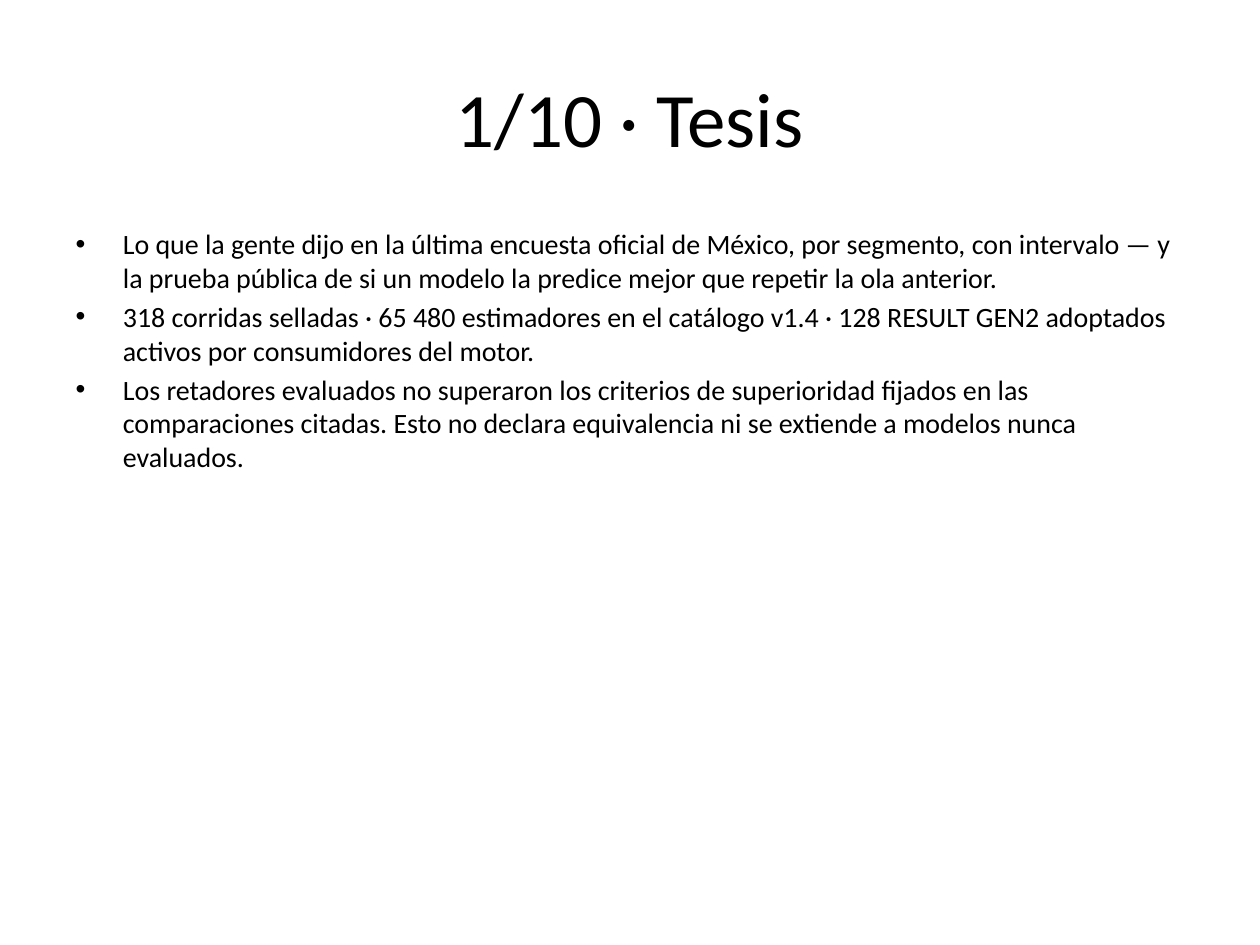
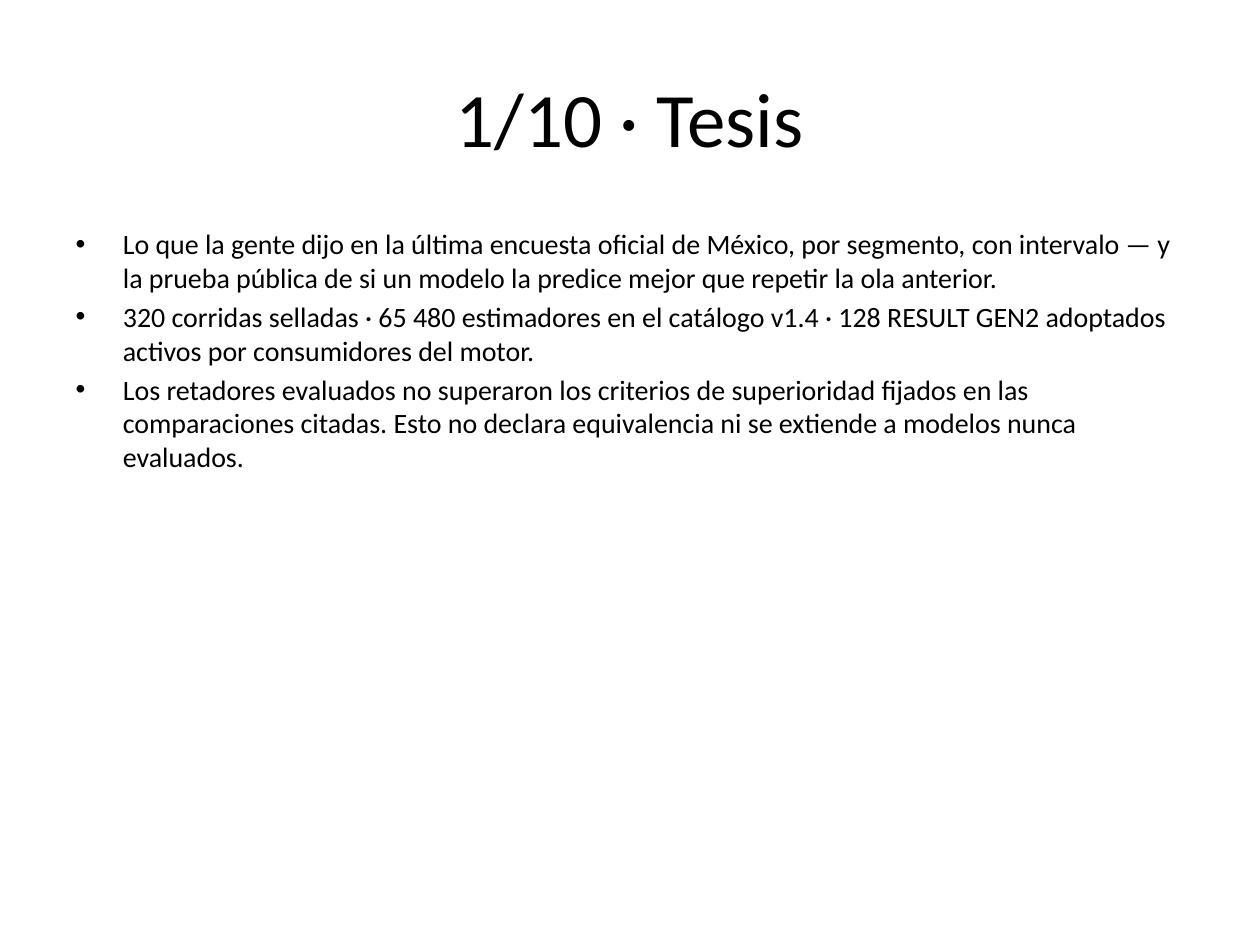
Before and after one commit to Josanoforo/Modelado-Mexicano, a slide deck: slide 2 of docs/deck.pptx. Drawn at 1260x945 pixels with LibreOffice and Linux fonts; fonts in the diff are those of the drawing. Boxes give left, top, right and bottom in pixels: in the first picture for what was removed or moved away, otherwise in the second. Text is boxed around its words. In the diff, an @@ line names an element or a change of style, - is before the commit and + after.

```diff
--- a/docs/deck.pptx
+++ b/docs/deck.pptx
@@ text at [123, 307, 1166, 366]: text changed @@
-• 318 corridas selladas · 65 480 estimadores en el catálogo v1.4 · 128 RESULT GEN2 adoptados activos por consumidores del motor.
+• 320 corridas selladas · 65 480 estimadores en el catálogo v1.4 · 128 RESULT GEN2 adoptados activos por consumidores del motor.
```
Also in this commit, not shown: 8 other files.
